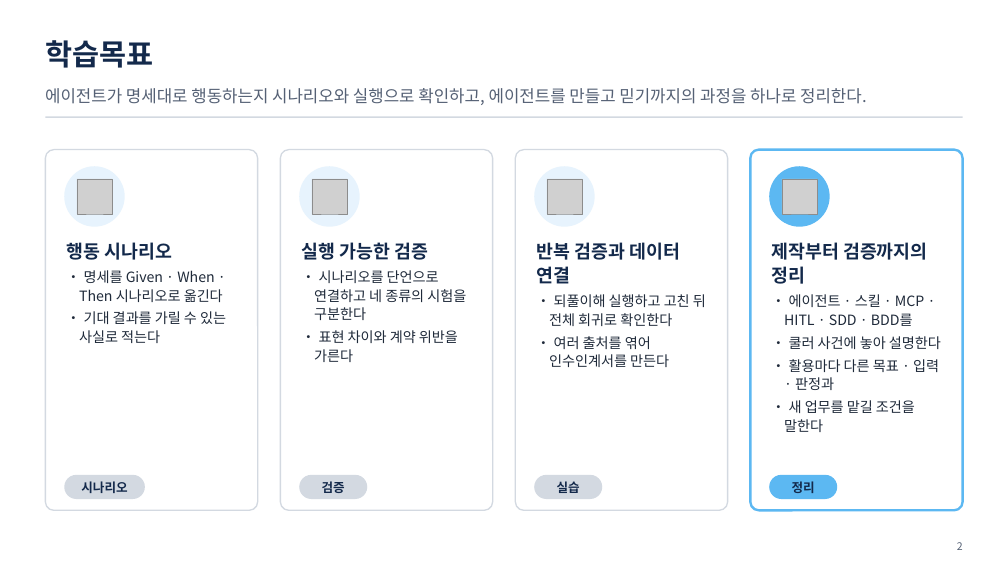
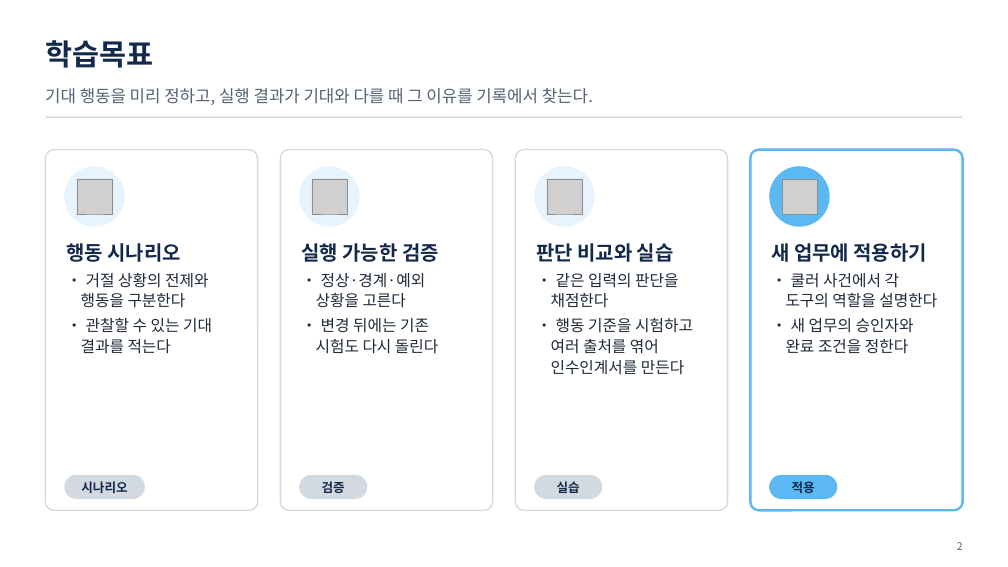
Before and after one commit to uengine-oss/hyd-iot-edu, a slide deck: slide 2 of workspace/강의제작/산출물/통합반/이론/08회차/통합반_08일차.pptx. Drawn at 1008x567 pixels with LibreOffice and Linux fonts; fonts in the diff are those of the drawing; grey boxes stand for pictures. Boxes give left, top, right and bottom in pixels: in the first picture for what was removed or moved away, otherwise in the second. Text is boxed around its words. In the diff, an @@ line names an element or a change of style, - is before the commit and + after.

Commit message:
통합반 8회차 1~12장의 거절 시나리오와 계약 검증을 개편하고 렌더·낭독·강조·쉼을 확정한다

```diff
--- a/workspace/강의제작/산출물/통합반/이론/08회차/통합반_08일차.pptx
+++ b/workspace/강의제작/산출물/통합반/이론/08회차/통합반_08일차.pptx
@@ text at box(45, 88, 593, 105): text changed @@
-에이전트가 명세대로 행동하는지 시나리오와 실행으로 확인하고, 에이전트를 만들고 믿기까지의 과정을 하나로 정리한다.
+기대 행동을 미리 정하고, 실행 결과가 기대와 다를 때 그 이유를 기록에서 찾는다.
@@ text at box(66, 243, 181, 262): size 17.5 to 19 pt in "행동 시나리오" @@
@@ text at box(301, 243, 439, 262): size 17.5 to 19 pt in "실행 가능한 검증" @@
@@ text at box(536, 243, 693, 375): text changed; size 13.5 to 15 pt @@
-반복 검증과 데이터 연결
-• 되풀이해 실행하고 고친 뒤 전체 회귀로 확인한다
-• 여러 출처를 엮어 인수인계서를 만든다
+판단 비교와 실습
+• 같은 입력의 판단을 채점한다
+• 행동 기준을 시험하고 여러 출처를 엮어 인수인계서를 만든다
@@ text at box(771, 243, 937, 354): text changed; size 13.5 to 15 pt @@
-제작부터 검증까지의 정리
-• 에이전트 · 스킬 · MCP · HITL · SDD · BDD를
-• 쿨러 사건에 놓아 설명한다
-• 활용마다 다른 목표 · 입력 · 판정과
-• 새 업무를 맡길 조건을 말한다
+새 업무에 적용하기
+• 쿨러 사건에서 각 도구의 역할을 설명한다
+• 새 업무의 승인자와 완료 조건을 정한다
@@ text at box(81, 273, 212, 354): text changed; size 13.5 to 15 pt @@
-• 명세를 Given · When · Then 시나리오로 옮긴다
-• 기대 결과를 가릴 수 있는 사실로 적는다
+• 거절 상황의 전제와 행동을 구분한다
+• 관찰할 수 있는 기대 결과를 적는다
@@ text at box(316, 273, 438, 354): text changed; size 13.5 to 15 pt @@
-• 시나리오를 단언으로 연결하고 네 종류의 시험을 구분한다
-• 표현 차이와 계약 위반을 가른다
+• 정상·경계·예외 상황을 고른다
+• 변경 뒤에는 기존 시험도 다시 돌린다
@@ text at box(792, 481, 815, 493): text changed @@
-정리
+적용
```
Also in this commit, not shown: 11 other slides changed, 25 other files.
